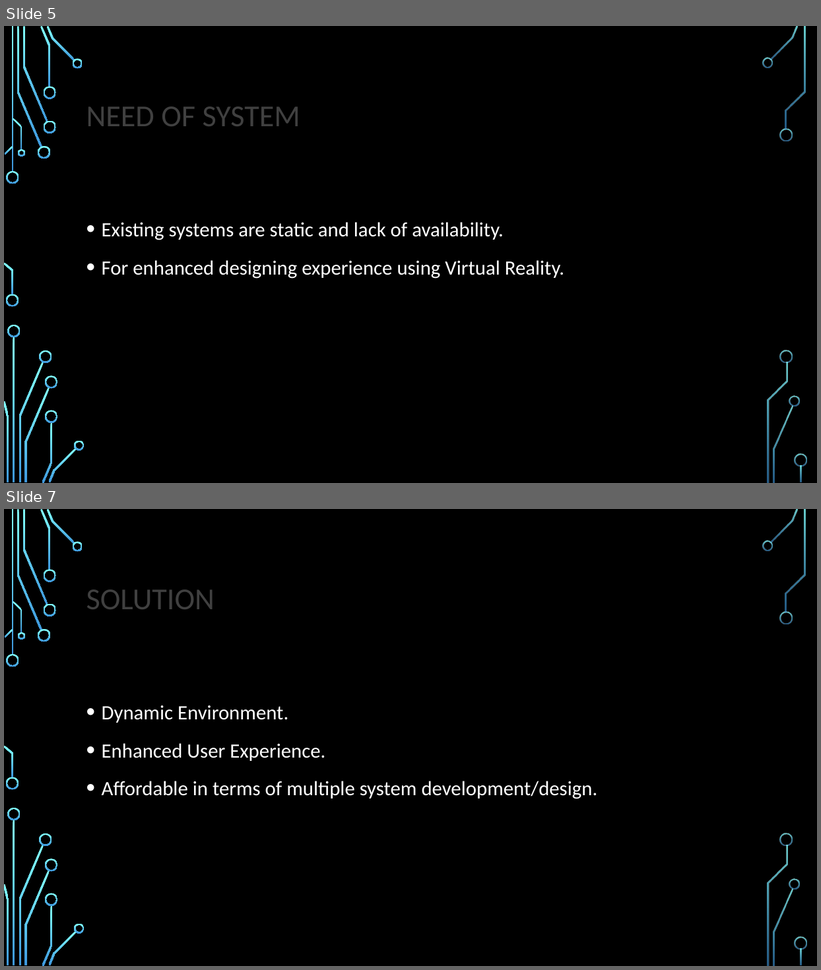
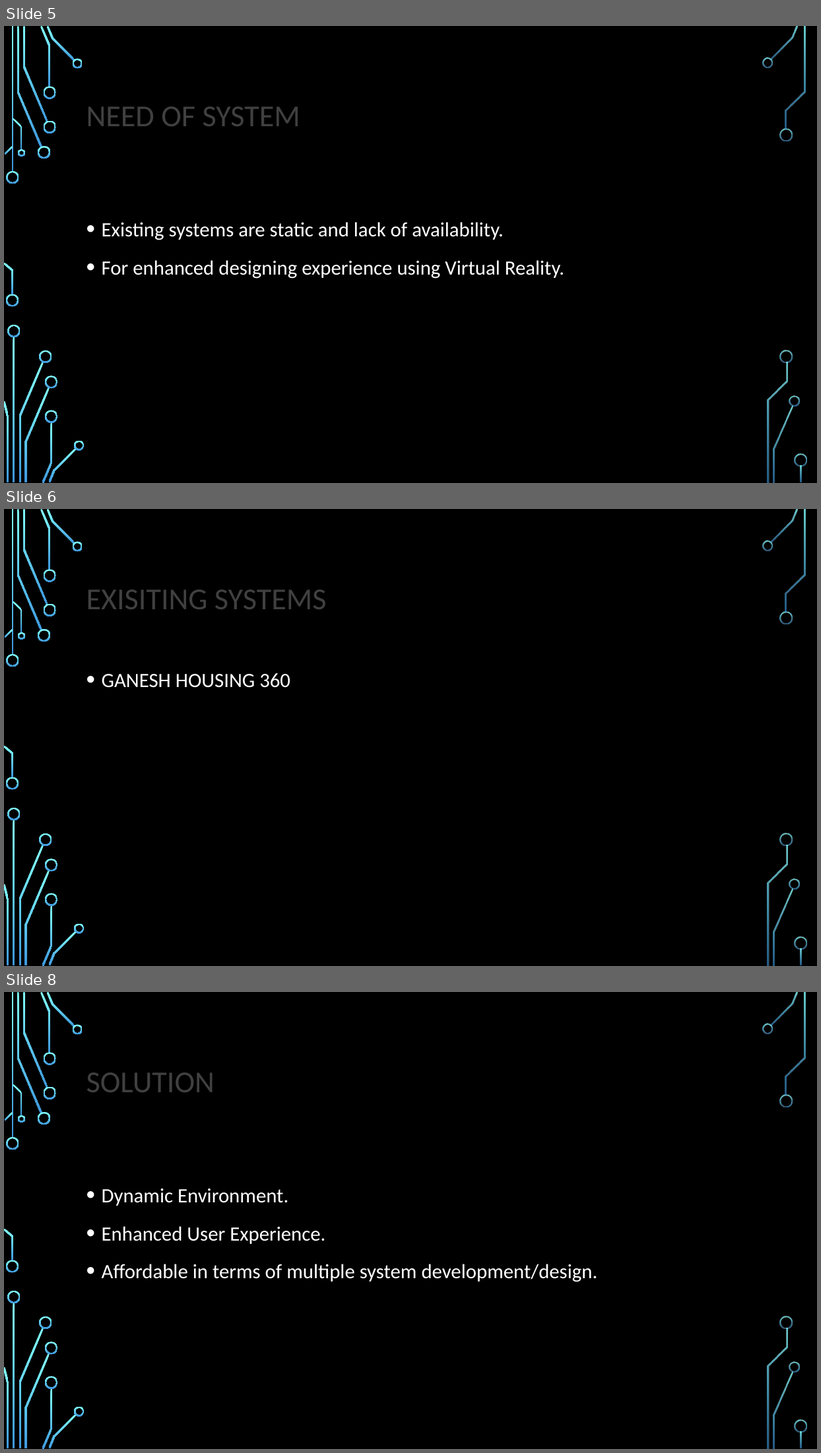
Before and after one commit to VIRTUALD3SIGN/VR, a slide deck: presentation_v02.pptx. Shown one above the other, each under a label of ours: slides 5 and 7 before the commit, slides 5, 6 and 8 after it; the slides between them are not shown. The pictures are 821x970 and 821x1453 pixels, drawn with LibreOffice and Linux fonts; fonts in the diff are those of the drawing; background and template pictures are left out. Boxes give left, top, right and bottom in pixels: in the first picture for what was removed or moved away, otherwise in the second. Text is boxed around its words. In the diff, an @@ line names an element or a change of style, - is before the commit and + after.

```diff
--- a/presentation_v02.pptx
+++ b/presentation_v02.pptx
@@ slide 6 added at bbox=[4, 509, 817, 966], background picture (left out); not listed: 36 template elements that a slide beside it also shows @@
@@ title added at bbox=[86, 590, 327, 609], 36 pt, text #404040 @@
+EXISITING SYSTEMS
@@ text added at bbox=[102, 673, 290, 688], 24 pt, text #FFFFFF @@
+• GANESH HOUSING 360
@@ what was slide 7 is now slide 8 @@
```
Also in this commit, not shown: 3 slides changed, 2 other slides added, 2 other files.
